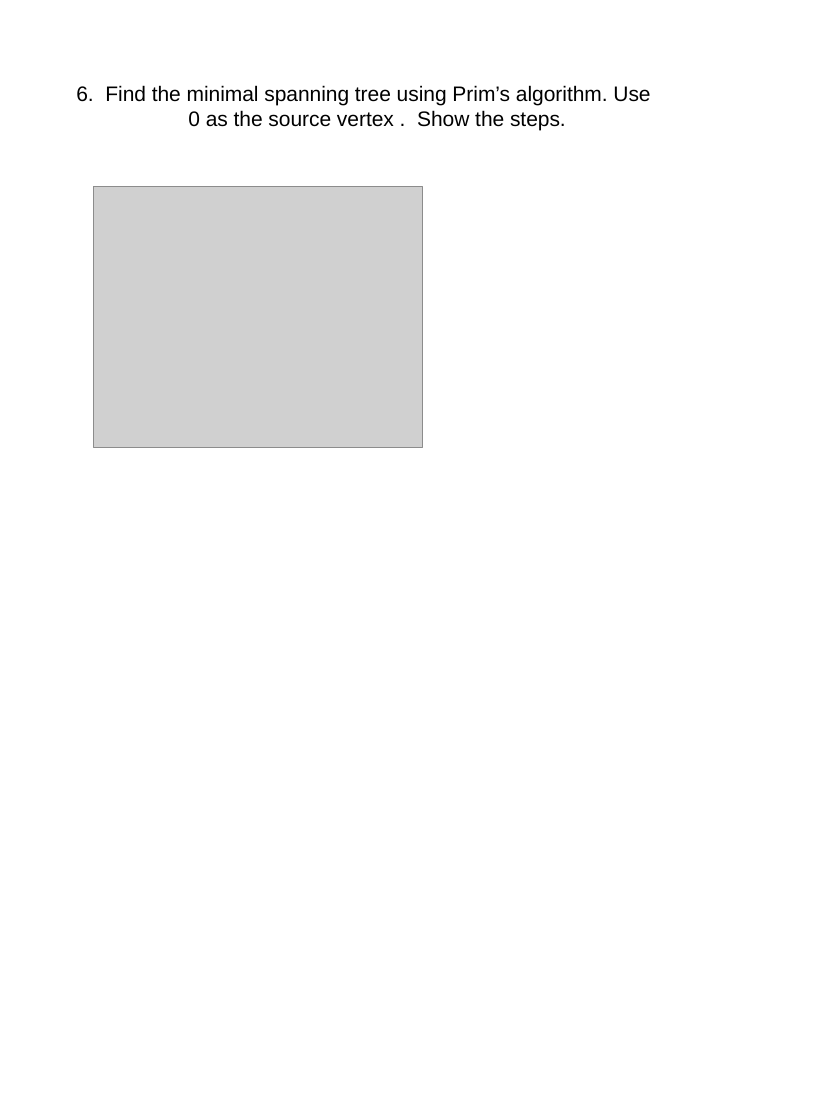
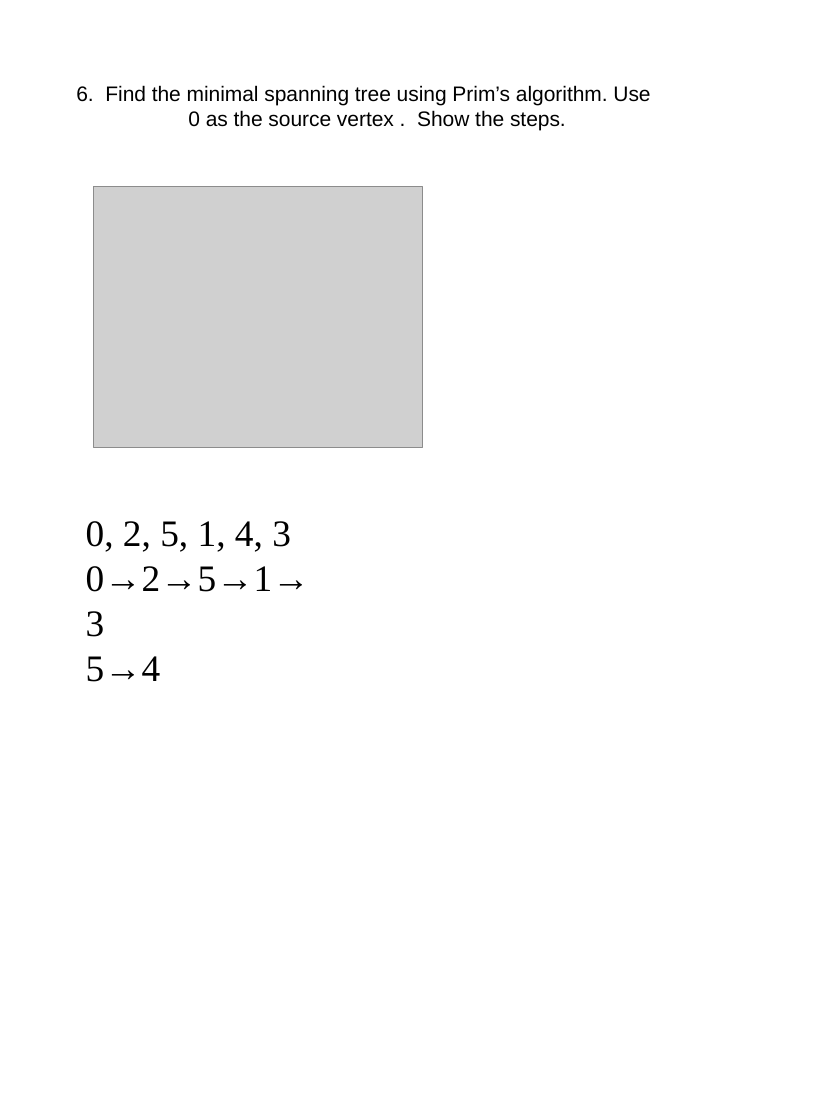
Before and after one commit to y0natan10/CMSC204-Lab7-Graph-Lab, a slide deck: slide 5 of AssignmentRelatedDocuments/WhatWasSubmitted/Graph Lab.pptx. Drawn at 840x1120 pixels with LibreOffice and Linux fonts; fonts in the diff are those of the drawing; grey boxes stand for pictures. Boxes give left, top, right and bottom in pixels: in the first picture for what was removed or moved away, otherwise in the second. Text is boxed around its words. In the diff, an @@ line names an element or a change of style, - is before the commit and + after.

```diff
--- a/AssignmentRelatedDocuments/WhatWasSubmitted/Graph Lab.pptx
+++ b/AssignmentRelatedDocuments/WhatWasSubmitted/Graph Lab.pptx
@@ text added at bbox=[86, 521, 310, 682], 24 pt, text #000000 @@
+0, 2, 5, 1, 4, 3
+0→2→5→1→3
+5→4
```
Also in this commit, not shown: 4 other slides changed, 4 other files.
